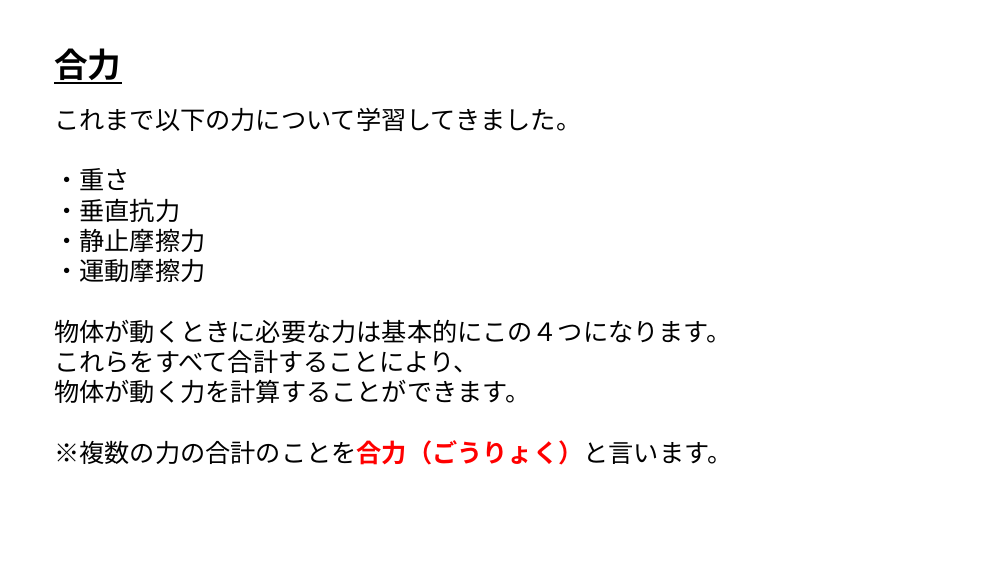
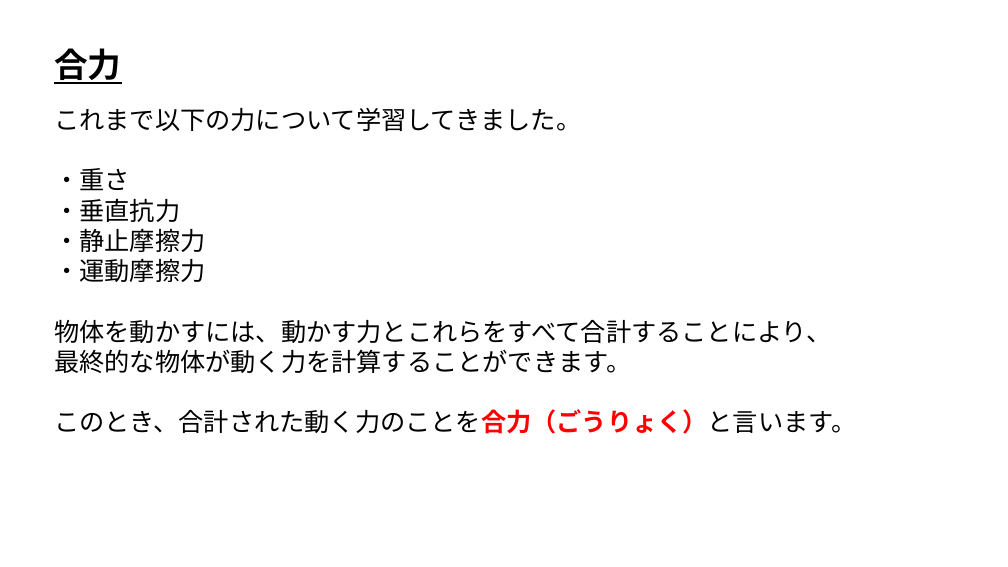
Before and after one commit to ArakiYusuke-Ohara/Textbook, a slide deck: slide 1 of ゲーム科2年/00_前期/ゲーム開発Ⅰ/ゲーム物理学/座学/18_合力.pptx. Drawn at 1008x567 pixels with LibreOffice and Linux fonts; fonts in the diff are those of the drawing. Boxes give left, top, right and bottom in pixels: in the first picture for what was removed or moved away, otherwise in the second. Text is boxed around its words. In the diff, an @@ line names an element or a change of style, - is before the commit and + after.

Commit message:
スライド微修正と合力作成

```diff
--- a/ゲーム科2年/00_前期/ゲーム開発Ⅰ/ゲーム物理学/座学/18_合力.pptx
+++ b/ゲーム科2年/00_前期/ゲーム開発Ⅰ/ゲーム物理学/座学/18_合力.pptx
@@ text at [54,320,856,434]: text changed @@
-物体が動くときに必要な力は基本的にこの４つになります。
-これらをすべて合計することにより、
-物体が動く力を計算することができます。
-※複数の力の合計のことを合力（ごうりょく）と言います。
+物体を動かすには、動かす力とこれらをすべて合計することにより、
+最終的な物体が動く力を計算することができます。
+このとき、合計された動く力のことを合力（ごうりょく）と言います。
```
Also in this commit, not shown: 1 other slide changed, 10 slides added, 4 other files.
